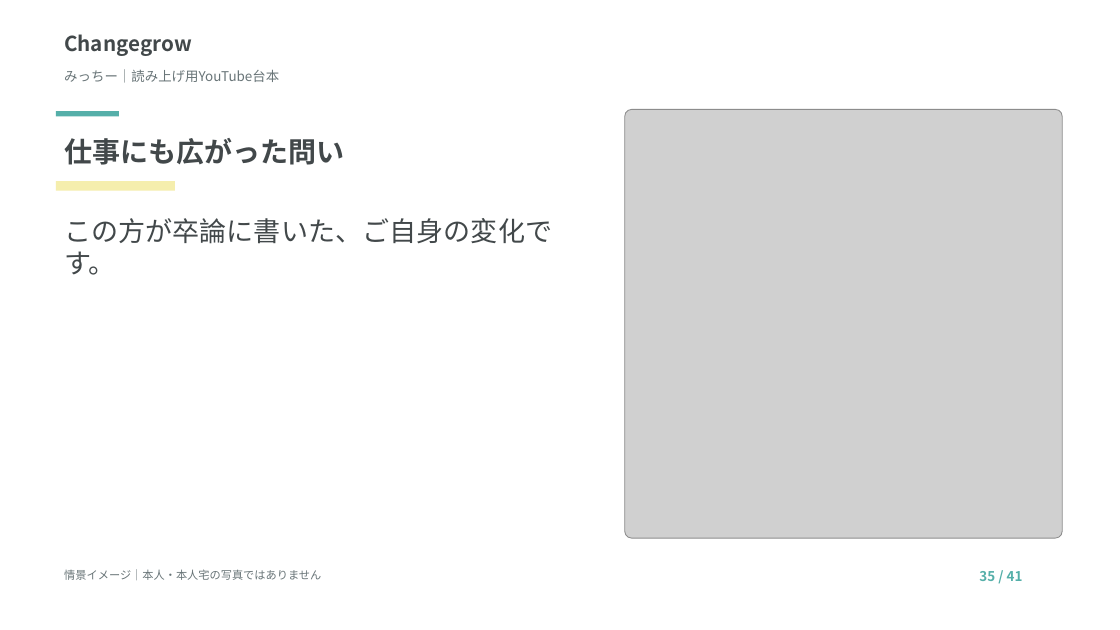
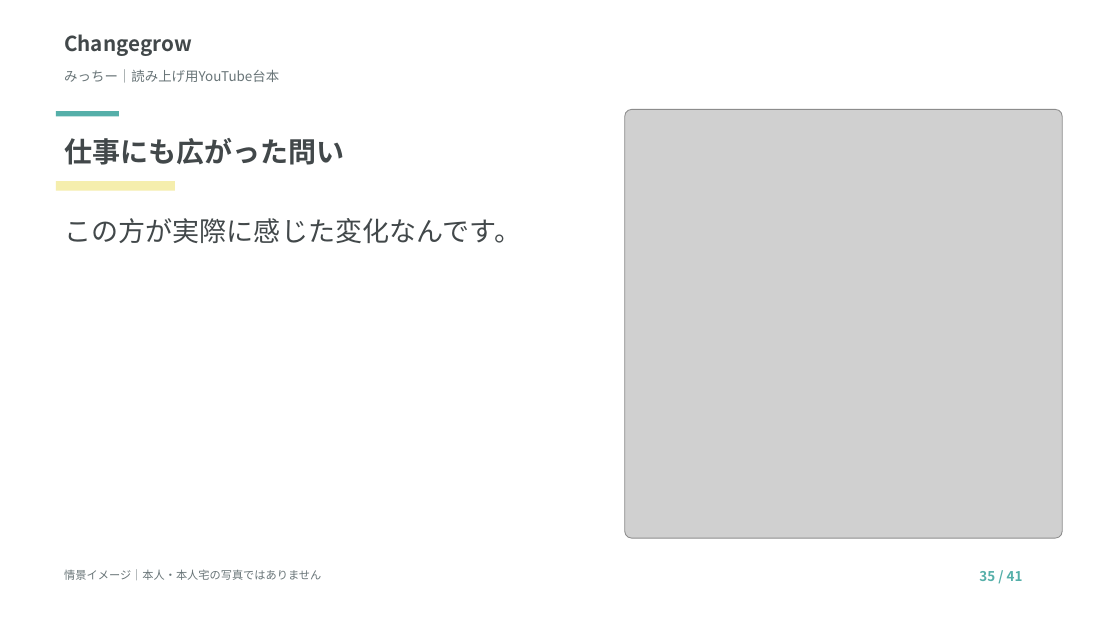
Before and after one commit to tanakayuc/static-pages, a slide deck: slide 35 of nakata-micchi-youtube-script/読み上げ台本.pptx. Drawn at 1120x630 pixels with LibreOffice and Linux fonts; fonts in the diff are those of the drawing; grey boxes stand for pictures. Boxes give left, top, right and bottom in pixels: in the first picture for what was removed or moved away, otherwise in the second. Text is boxed around its words. In the diff, an @@ line names an element or a change of style, - is before the commit and + after.

```diff
--- a/nakata-micchi-youtube-script/読み上げ台本.pptx
+++ b/nakata-micchi-youtube-script/読み上げ台本.pptx
@@ text at [64, 218, 521, 243]: text changed @@
-この方が卒論に書いた、ご自身の変化です。
+この方が実際に感じた変化なんです。
```
Also in this commit, not shown: 4 other slides changed, 3 other files.
